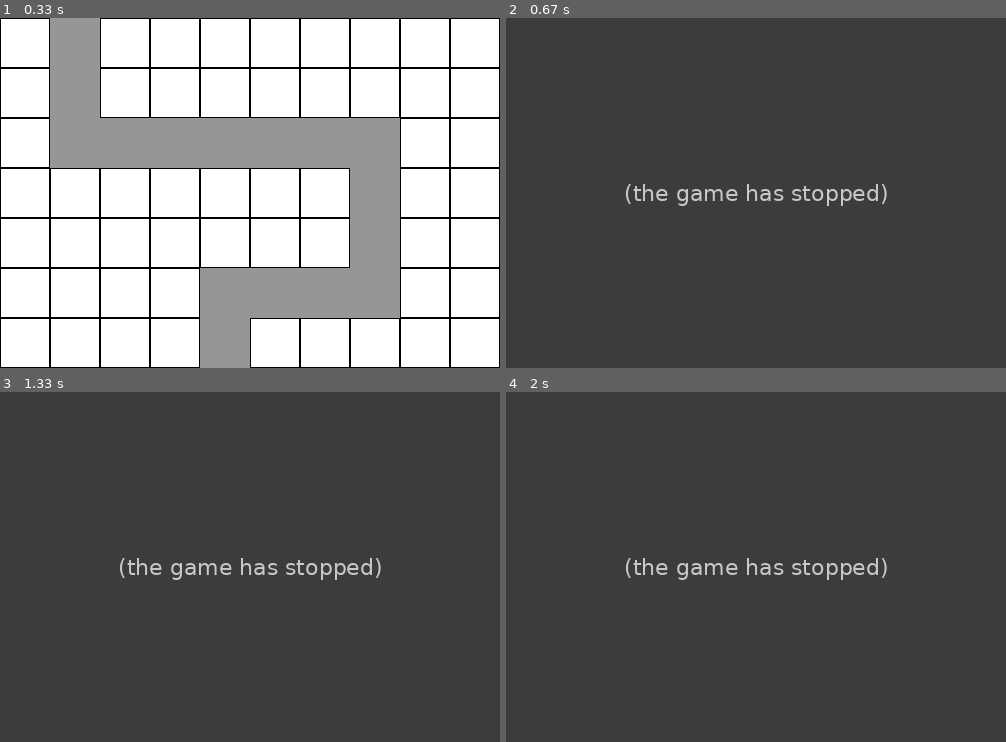
Above: before the commit, frames 1-4 (two rows, left to right).
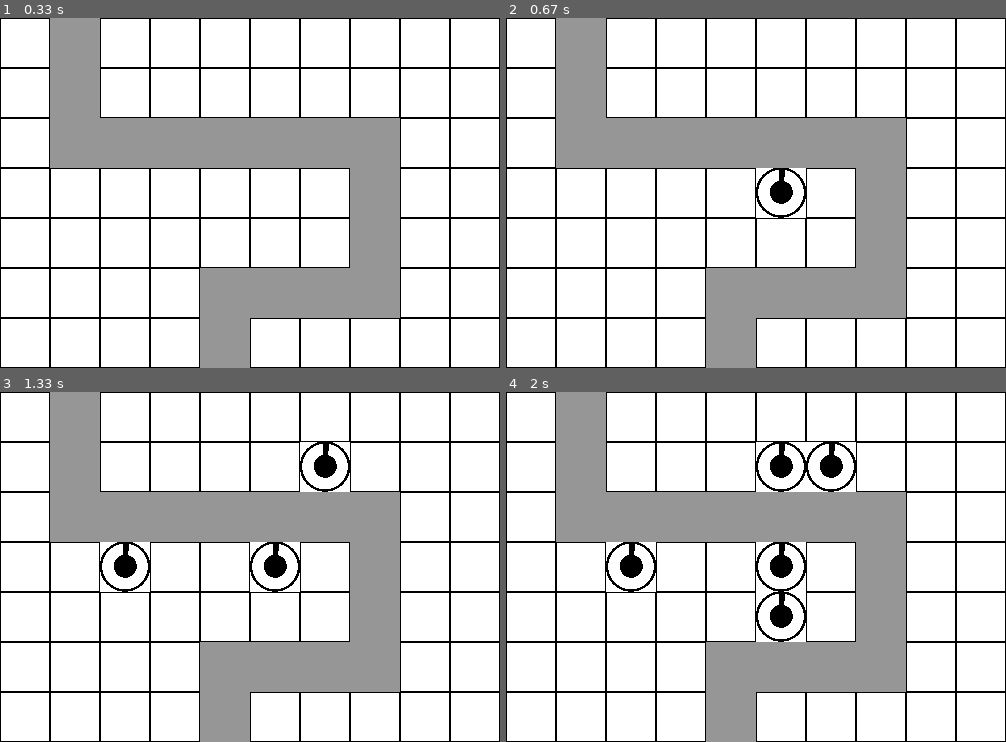
Above: after the commit, the same moments.

Repository: SourceOfPhi/PygameTD
Game: pygame game, started from main.py
The game is run twice, just before and just after one commit, with the same random seed, the same clock (stepped at 60 frames per second) and the same inputs.
Inputs (mouse positions are in pixels of both pictures, inside the frame that each line leads up to):
- Up to frame 1 (0.33 s): no input
- Up to frame 2 (0.67 s): click (756, 193) at 0.38 s
- Up to frame 3 (1.33 s): click (130, 570) at 0.72 s; click (325, 444) at 1.05 s
- Up to frame 4 (2 s): click (766, 448) at 1.38 s; click (761, 605) at 1.72 s

Frame 1 is identical in both runs. In frame 2, 100% of the frame differs, in the area x 0-100%, y 0-100%; in frame 3, 100%; in frame 4, 100%.
Error before the commit: TypeError: Can't instantiate abstract class Turret with abstract method update (main.py line...; the game stopped at 0.38 s (later frames are placeholders)

Commit message:
Add update() to turret

Diff:
--- a/main.py
+++ b/main.py
@@ -57,6 +57,8 @@
     def draw(self, screen: pygame.Surface):
         screen.blit(self.img, self.pos)
 
+    def update(self):
+        pass
 
 def draw(screen: pygame.Surface, game_objects: list[GameObject]):
     for go in game_objects:
